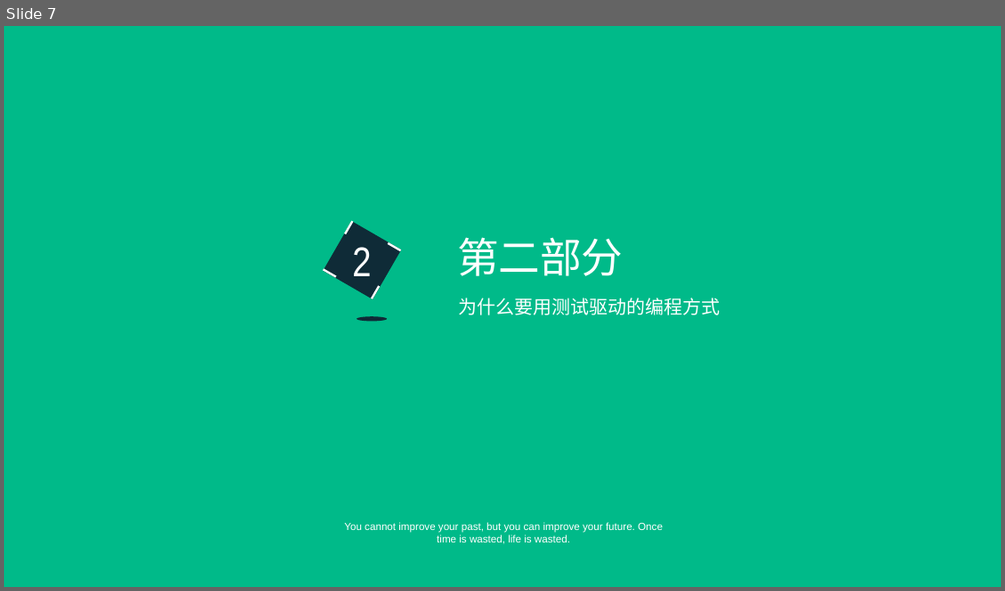
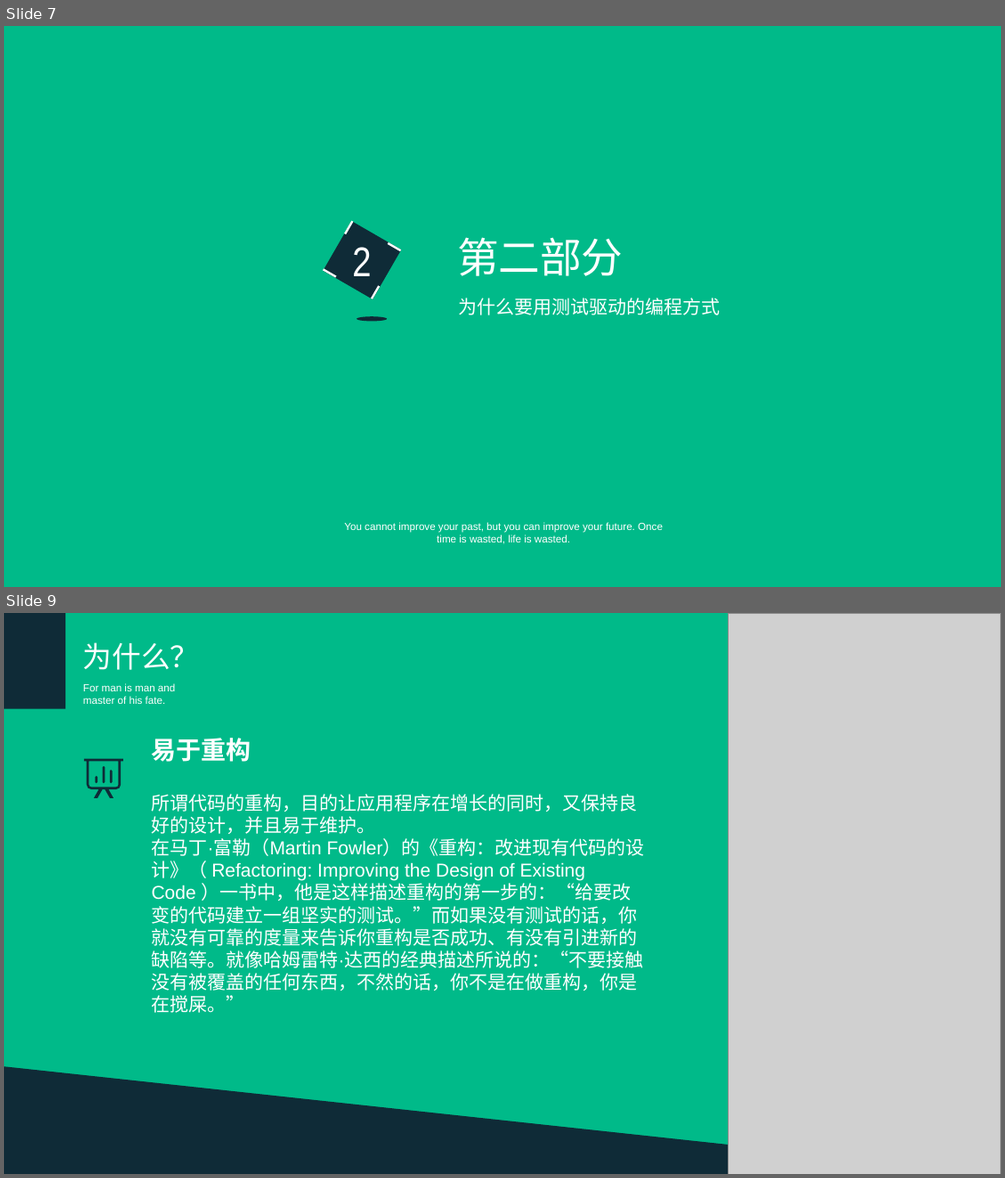
Before and after one commit to hanangjie/play, a slide deck: share/TDT/测试驱动开发.ppt. Shown one above the other, each under a label of ours: slide 7 before the commit, slides 7 and 9 after it; the slides between them are not shown. The pictures are 1005x591 and 1005x1178 pixels, drawn with LibreOffice and Linux fonts; fonts in the diff are those of the drawing; grey boxes stand for pictures. Boxes give left, top, right and bottom in pixels: in the first picture for what was removed or moved away, otherwise in the second. Text is boxed around its words. In the diff, an @@ line names an element or a change of style, - is before the commit and + after.

```diff
--- a/share/TDT/测试驱动开发.ppt
+++ b/share/TDT/测试驱动开发.ppt
@@ slide 9 added at bbox=[4, 613, 1001, 1174], background #00BA89 @@
@@ rectangle added at bbox=[4, 613, 66, 708], fill #0F2B37 @@
@@ picture added at bbox=[728, 613, 1001, 1174] @@
@@ text added at bbox=[83, 642, 200, 670], 28 pt, text #FFFFFF @@
+为什么？
@@ text added at bbox=[83, 683, 175, 704], 10 pt, text #FFFFFF @@
+For man is man and master of his fate.
@@ text added at bbox=[152, 738, 251, 762], 24 pt, text #FFFFFF, bold @@
+易于重构
@@ freeform shape added at bbox=[84, 759, 122, 798], fill #0F2B37 @@
@@ text added at bbox=[152, 794, 645, 1013], 18 pt, text #FFFFFF @@
+所谓代码的重构，目的让应用程序在增长的同时，又保持良好的设计，并且易于维护。
+在马丁·富勒（Martin Fowler）的《重构：改进现有代码的设计》（ Refactoring: Improving the Design of Existing Code ）一书中，他是这样描述重构的第一步的：“给要改变的代码建立一组坚实的测试。”而如果没有测试的话，你就没有可靠的度量来告诉你重构是否成功、有没有引进新的缺陷等。就像哈姆雷特·达西的经典描述所说的：“不要接触没有被覆盖的任何东西，不然的话，你不是在做重构，你是在搅屎。”
@@ right triangle added at bbox=[4, 1066, 1000, 1174], fill #0F2B37 @@
```
Also in this commit, not shown: 1 slide changed, 4 other slides added, 9 slides removed.
